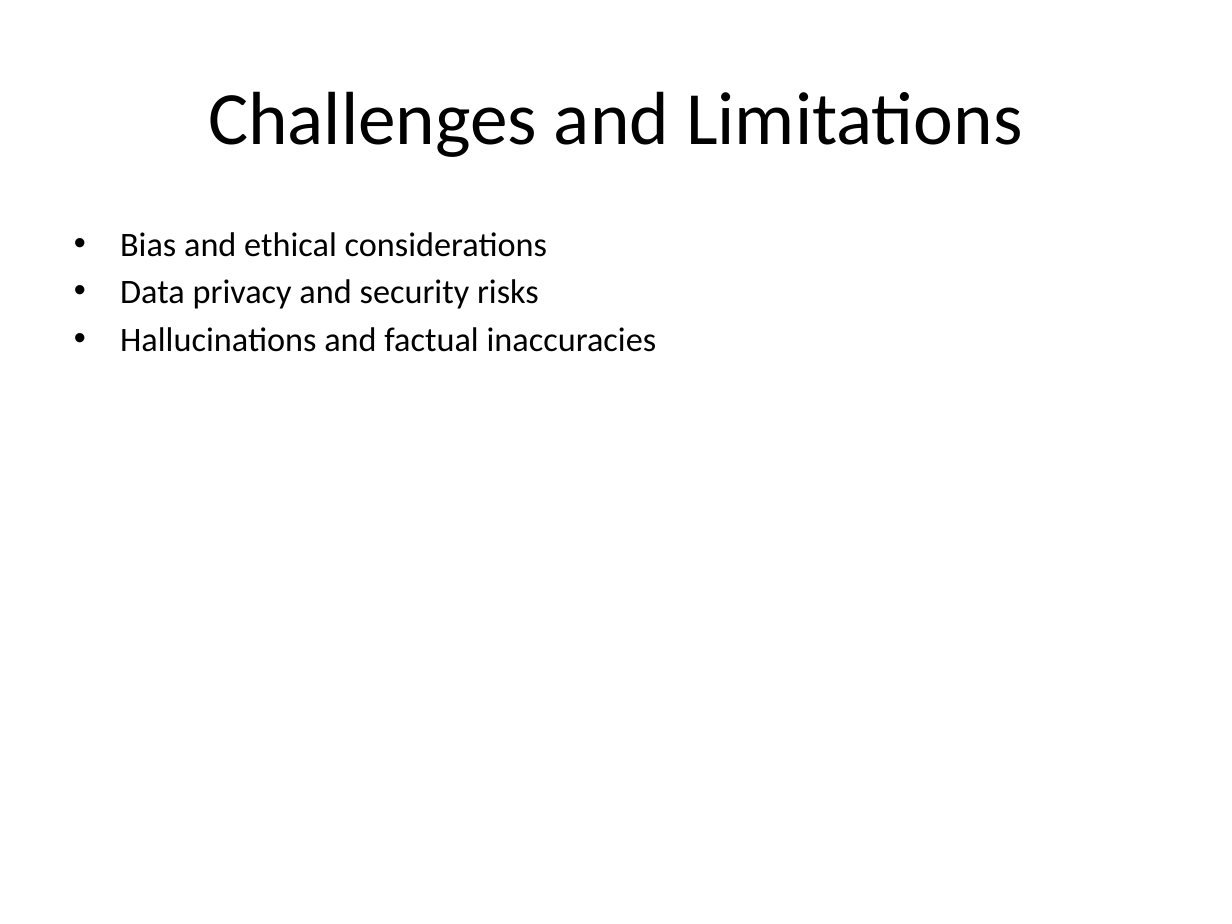
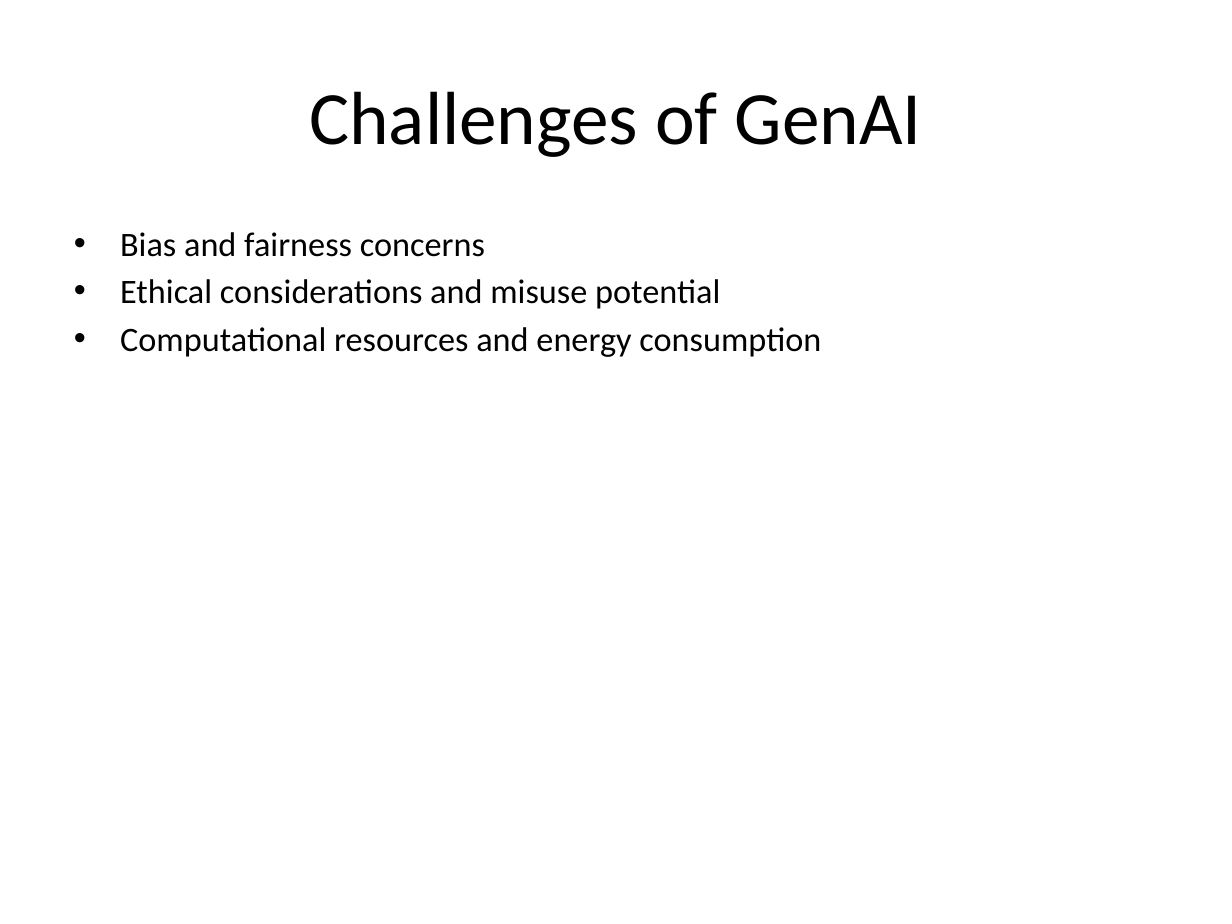
Before and after one commit to AkashAk2/fabric, a slide deck: slide 8 of services/agno_service/output.pptx (slide 5 before the commit). Drawn at 1232x924 pixels with LibreOffice and Linux fonts; fonts in the diff are those of the drawing. Boxes give left, top, right and bottom in pixels: in the first picture for what was removed or moved away, otherwise in the second. Text is boxed around its words. In the diff, an @@ line names an element or a change of style, - is before the commit and + after.

```diff
--- a/services/agno_service/output.pptx
+++ b/services/agno_service/output.pptx
@@ title at (x1=309, y1=91, x2=922, y2=157): text changed @@
-Challenges and Limitations
+Challenges of GenAI
@@ text at (x1=120, y1=232, x2=821, y2=357): text changed @@
-• Bias and ethical considerations
-• Data privacy and security risks
-• Hallucinations and factual inaccuracies
+• Bias and fairness concerns
+• Ethical considerations and misuse potential
+• Computational resources and energy consumption
```
Also in this commit, not shown: 5 other slides changed, 7 slides added, 3 slides removed, 8 other files.
